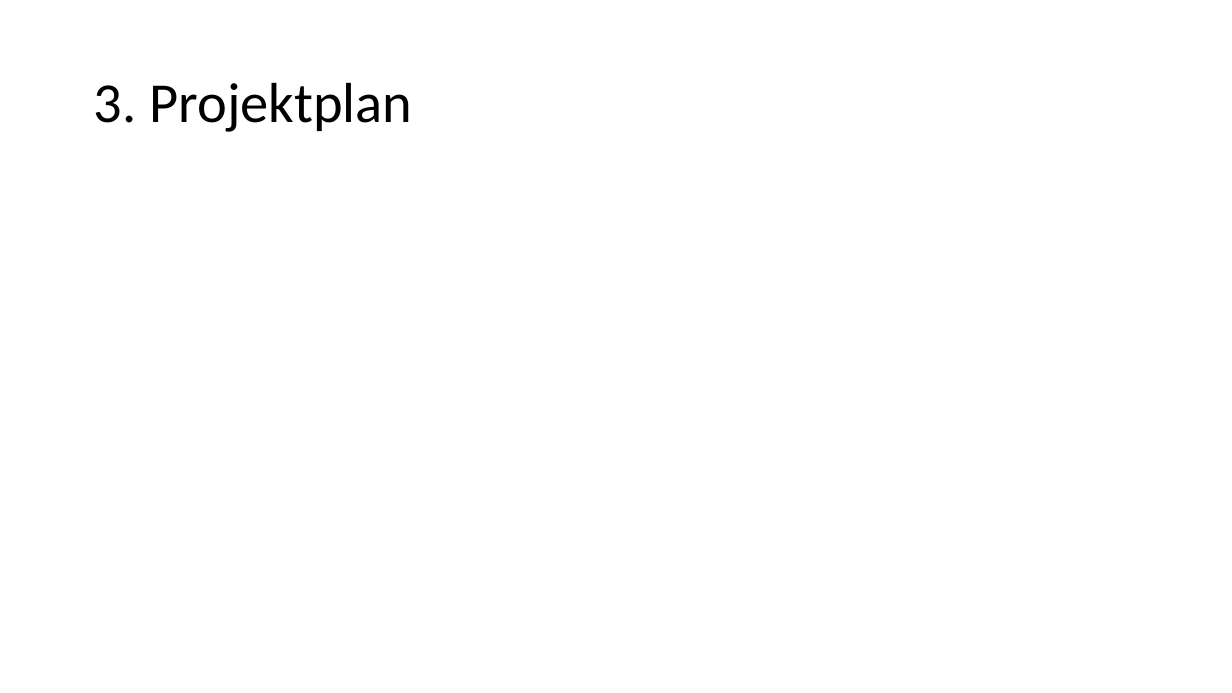
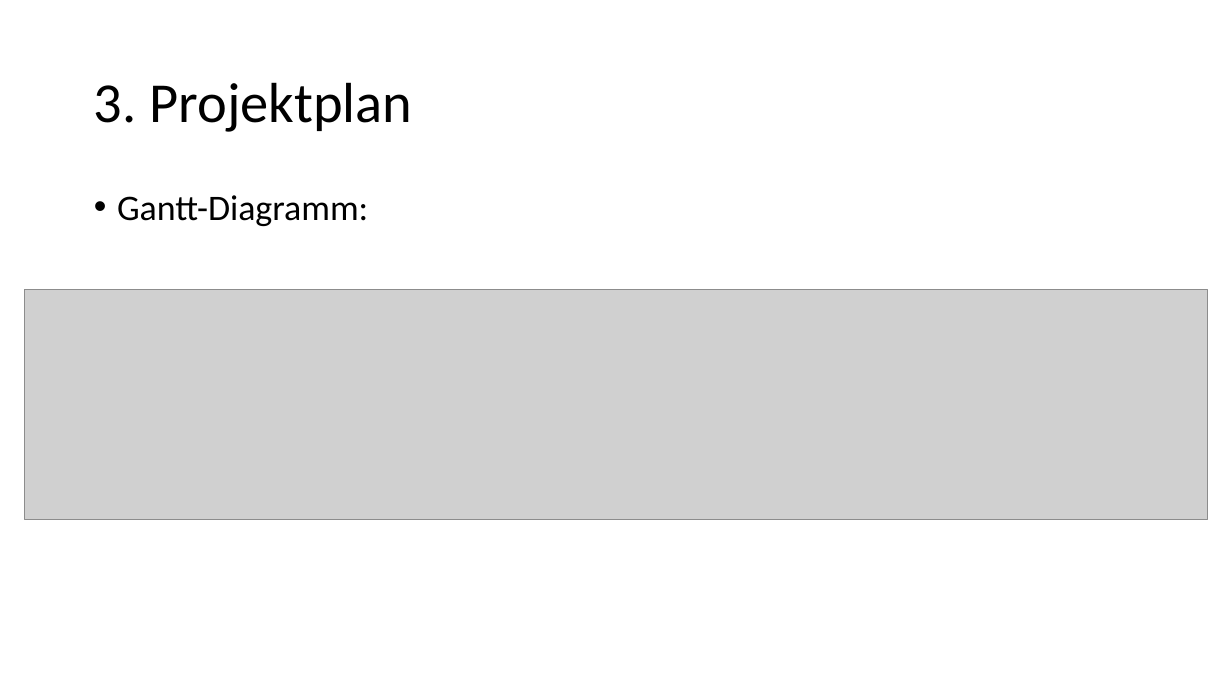
Before and after one commit to Baljet389/SE_Car, a slide deck: slide 5 of Dokumentation/RC-Auto.pptx (slide 4 before the commit). Drawn at 1232x693 pixels with LibreOffice and Linux fonts; fonts in the diff are those of the drawing; grey boxes stand for pictures. Boxes give left, top, right and bottom in pixels: in the first picture for what was removed or moved away, otherwise in the second. Text is boxed around its words. In the diff, an @@ line names an element or a change of style, - is before the commit and + after.

```diff
--- a/Dokumentation/RC-Auto.pptx
+++ b/Dokumentation/RC-Auto.pptx
@@ text added at box(117, 195, 368, 226), 28 pt, text #000000 @@
+• Gantt-Diagramm:
@@ picture added at box(25, 289, 1208, 519) @@
```
Also in this commit, not shown: 4 other slides changed, 3 slides added, 1 other file.
